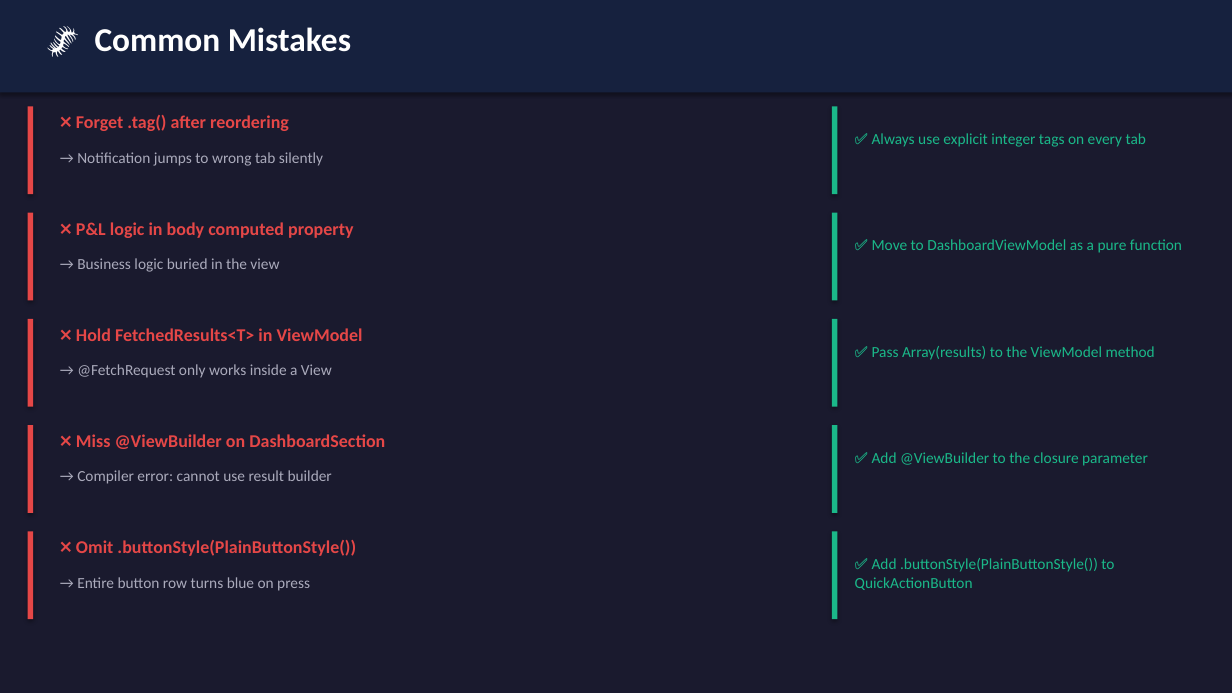
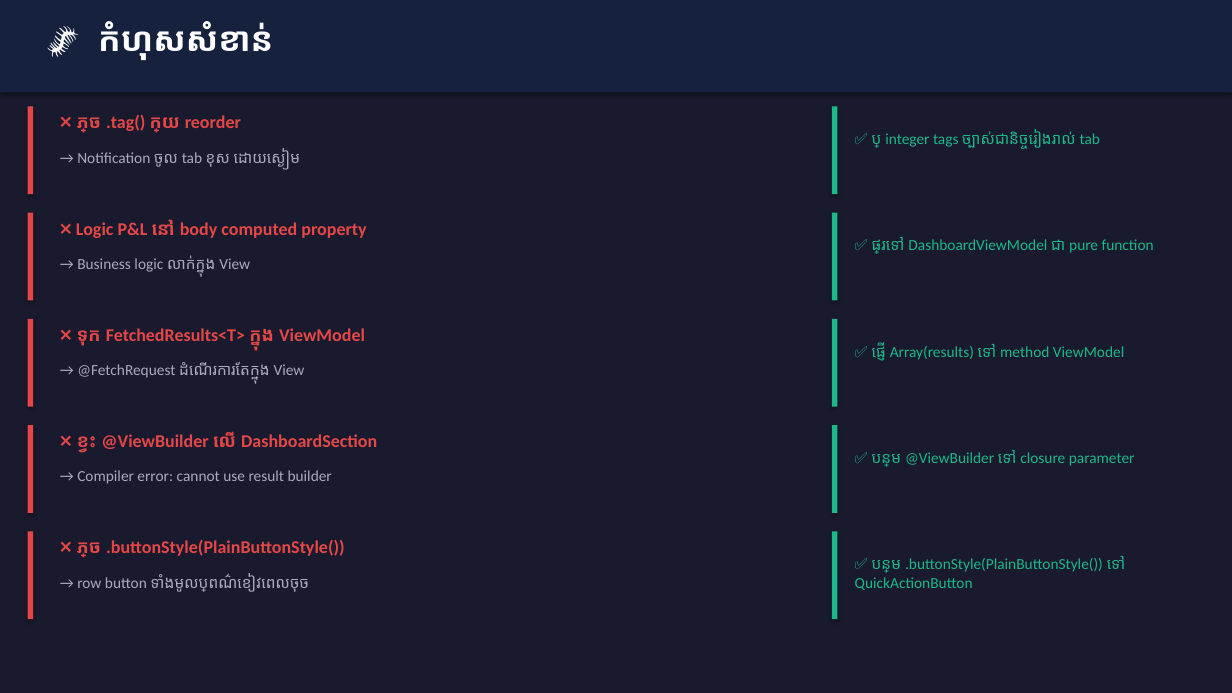
Before and after one commit to NemSothea/SwiftDoc, a slide deck: slide 10 of Week08/Week08_Dashboard_Tab.pptx. Drawn at 1232x693 pixels with LibreOffice and Linux fonts; fonts in the diff are those of the drawing. Boxes give left, top, right and bottom in pixels: in the first picture for what was removed or moved away, otherwise in the second. Text is boxed around its words. In the diff, an @@ line names an element or a change of style, - is before the commit and + after.

```diff
--- a/Week08/Week08_Dashboard_Tab.pptx
+++ b/Week08/Week08_Dashboard_Tab.pptx
@@ text at [98, 21, 272, 60]: text changed @@
-🐛 Common Mistakes
+🐛 កំហុសសំខាន់
@@ text at [77, 115, 241, 133]: text changed @@
-❌ Forget .tag() after reordering
+❌ ភ្លេច .tag() ក្រោយ reorder
@@ text at [77, 149, 300, 168]: text changed @@
-→ Notification jumps to wrong tab silently
+→ Notification ចូល tab ខុស ដោយស្ងៀម
@@ text at [872, 130, 1100, 149]: text changed @@
-✅ Always use explicit integer tags on every tab
+✅ ប្រើ integer tags ច្បាស់ជានិច្ចរៀងរាល់ tab
@@ text at [76, 219, 366, 238]: text changed @@
-❌ P&L logic in body computed property
+❌ Logic P&L នៅ body computed property
@@ text at [872, 237, 1154, 254]: text changed @@
-✅ Move to DashboardViewModel as a pure function
+✅ ផ្ទេរទៅ DashboardViewModel ជា pure function
@@ text at [77, 255, 250, 274]: text changed @@
-→ Business logic buried in the view
+→ Business logic លាក់ក្នុង View
@@ text at [77, 328, 365, 346]: text changed @@
-❌ Hold FetchedResults<T> in ViewModel
+❌ ទុក FetchedResults<T> ក្នុង ViewModel
@@ text at [872, 343, 1124, 361]: text changed @@
-✅ Pass Array(results) to the ViewModel method
+✅ ផ្ញើ Array(results) ទៅ method ViewModel
@@ text at [77, 362, 305, 380]: text changed @@
-→ @FetchRequest only works inside a View
+→ @FetchRequest ដំណើរការតែក្នុង View
@@ text at [77, 431, 377, 452]: text changed @@
-❌ Miss @ViewBuilder on DashboardSection
+❌ ខ្វះ @ViewBuilder លើ DashboardSection
@@ text at [872, 450, 1135, 467]: text changed @@
-✅ Add @ViewBuilder to the closure parameter
+✅ បន្ថែម @ViewBuilder ទៅ closure parameter
@@ text at [77, 540, 345, 558]: text changed @@
-❌ Omit .buttonStyle(PlainButtonStyle())
+❌ ភ្លេច .buttonStyle(PlainButtonStyle())
@@ text at [855, 556, 1126, 590]: text changed @@
-✅ Add .buttonStyle(PlainButtonStyle()) to QuickActionButton
+✅ បន្ថែម .buttonStyle(PlainButtonStyle()) ទៅ QuickActionButton
@@ text at [77, 574, 309, 592]: text changed @@
-→ Entire button row turns blue on press
+→ row button ទាំងមូលប្រែពណ៌ខៀវពេលចុច
```
Also in this commit, not shown: 10 other slides changed, 1 slide added, 1 slide removed, 21 other files.
